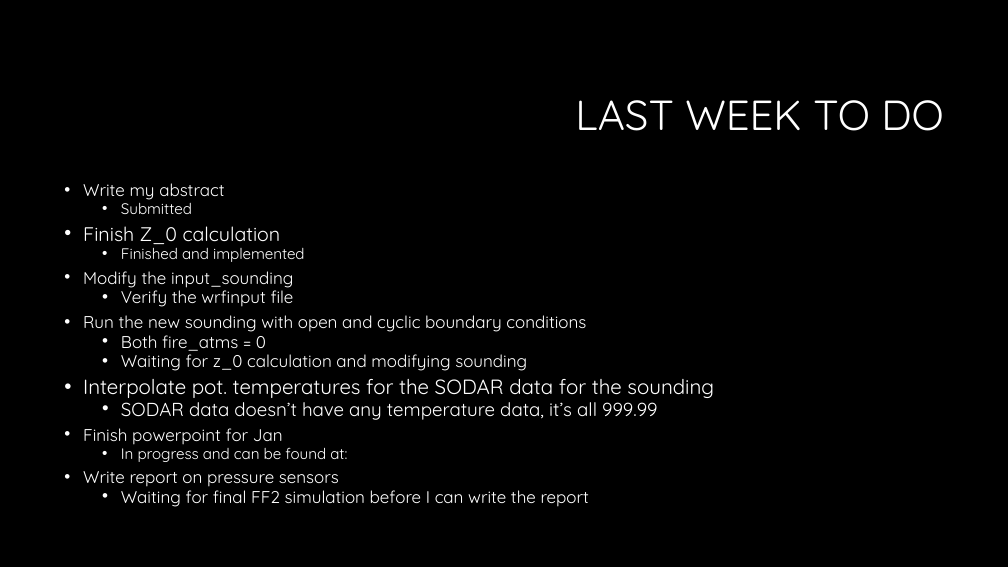
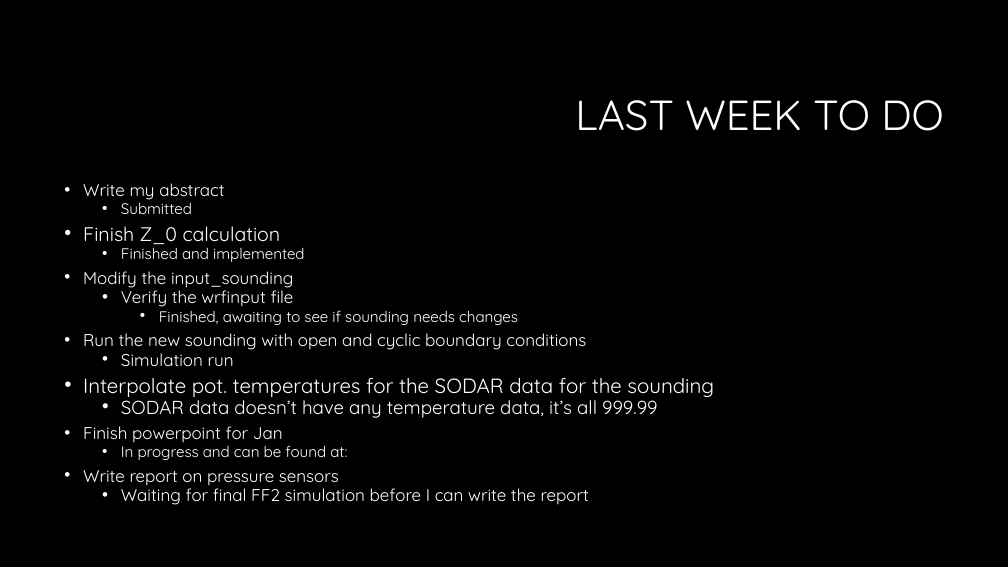
Before and after one commit to Jeremy-Benik/Meeting_Notes, a slide deck: slide 2 of 08262022_Presentation.pptx. Drawn at 1008x567 pixels with LibreOffice and Linux fonts; fonts in the diff are those of the drawing; background and template pictures are left out. Boxes give left, top, right and bottom in pixels: in the first picture for what was removed or moved away, otherwise in the second. Text is boxed around its words. In the diff, an @@ line names an element or a change of style, - is before the commit and + after.

```diff
--- a/08262022_Presentation.pptx
+++ b/08262022_Presentation.pptx
@@ text at [159,306,518,325]: paragraph added @@
+    • Finished, awaiting to see if sounding needs changes
@@ text at [121,353,234,366]: text changed @@
-  • Both fire_atms = 0
-  • Waiting for z_0 calculation and modifying sounding
+  • Simulation run
```
Also in this commit, not shown: 2 other slides changed, 4 slides added, 1 slide removed.
